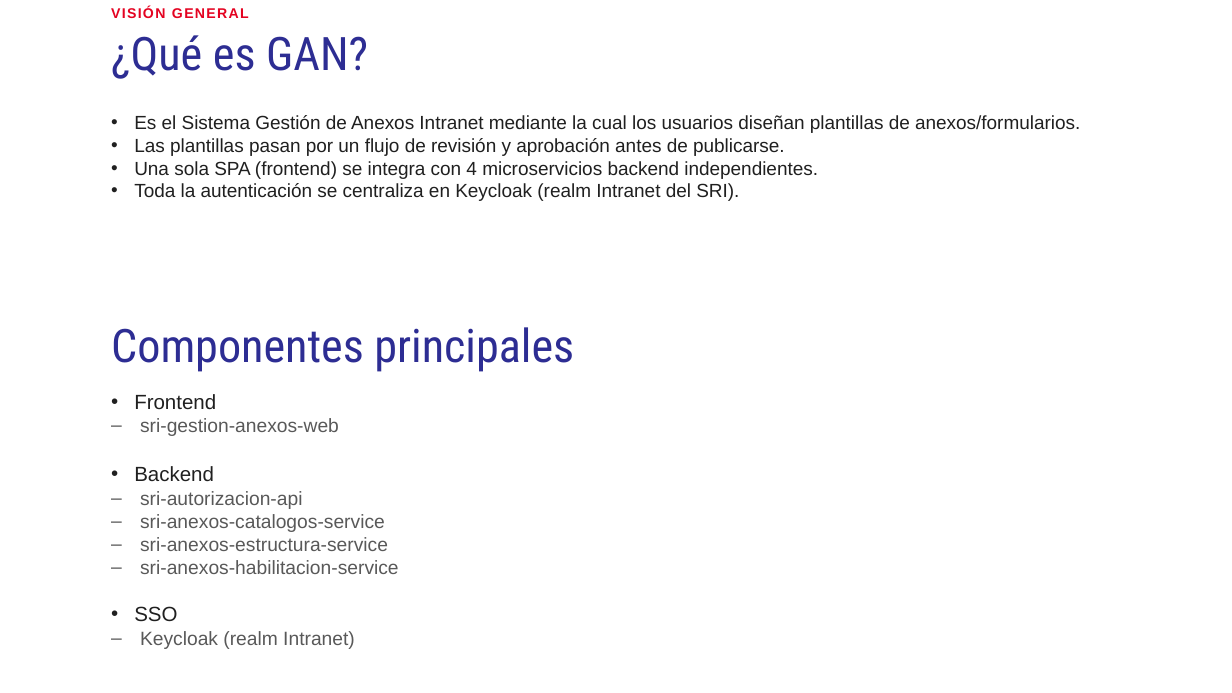
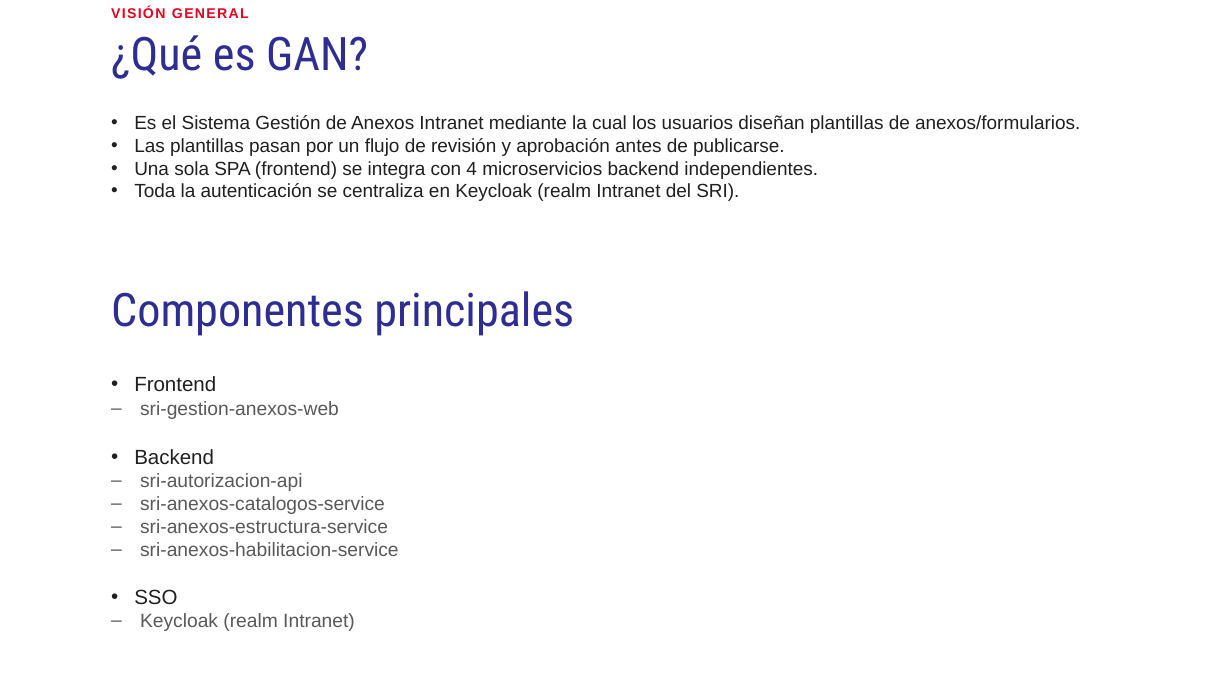
Before and after one commit to ingcharles/documentos-sri, a slide deck: slide 4 of Diseniador/GAN-Transferencia-Conocimiento.pptx. Drawn at 1232x693 pixels with LibreOffice and Linux fonts; fonts in the diff are those of the drawing; background and template pictures are left out. Boxes give left, top, right and bottom in pixels: in the first picture for what was removed or moved away, otherwise in the second. Text is boxed around its words. In the diff, an @@ line names an element or a change of style, - is before the commit and + after.

```diff
--- a/Diseniador/GAN-Transferencia-Conocimiento.pptx
+++ b/Diseniador/GAN-Transferencia-Conocimiento.pptx
@@ text "Componentes principales": place and size @@
-text "Componentes principales" at (111, 327, 574, 372)
+text "Componentes principales" at (111, 291, 574, 336)
@@ text "Frontend": place and size @@
-text "Frontend" at (134, 394, 399, 649)
+text "Frontend" at (134, 376, 399, 631)
```
Also in this commit, not shown: 6 other files.
